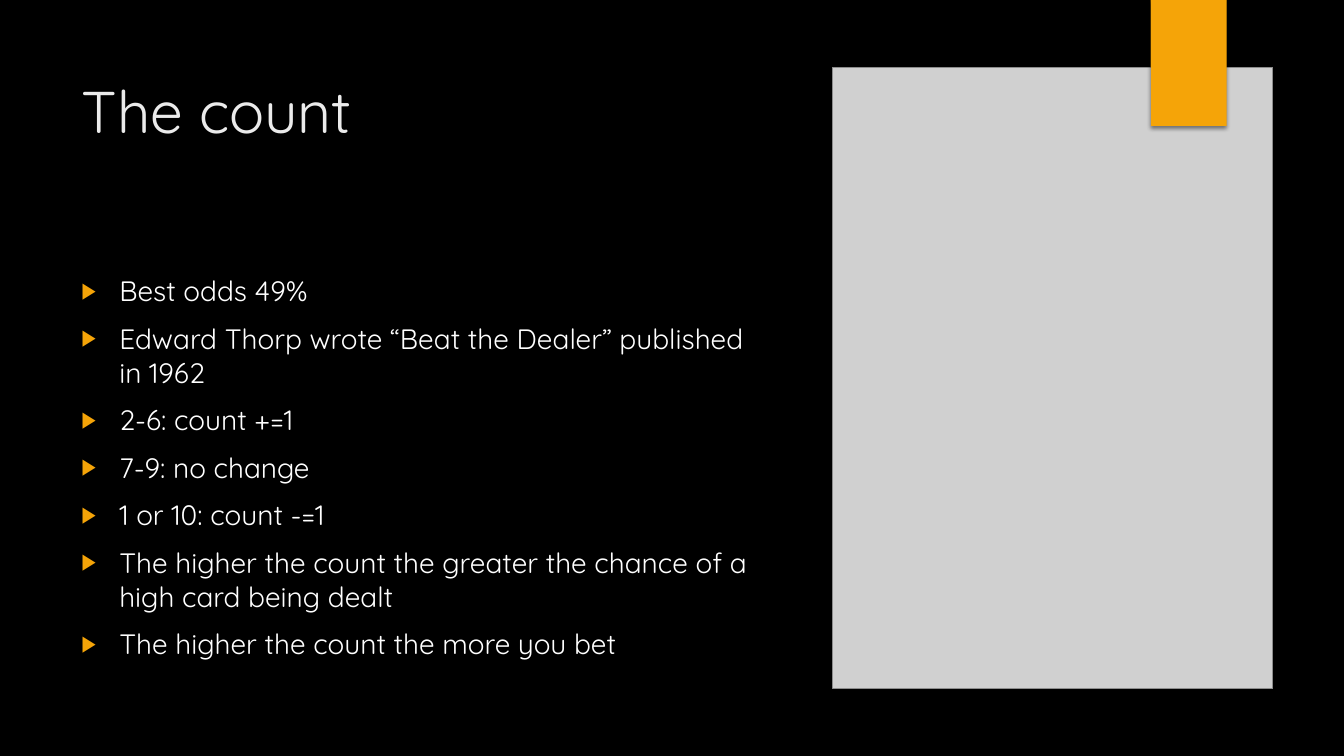
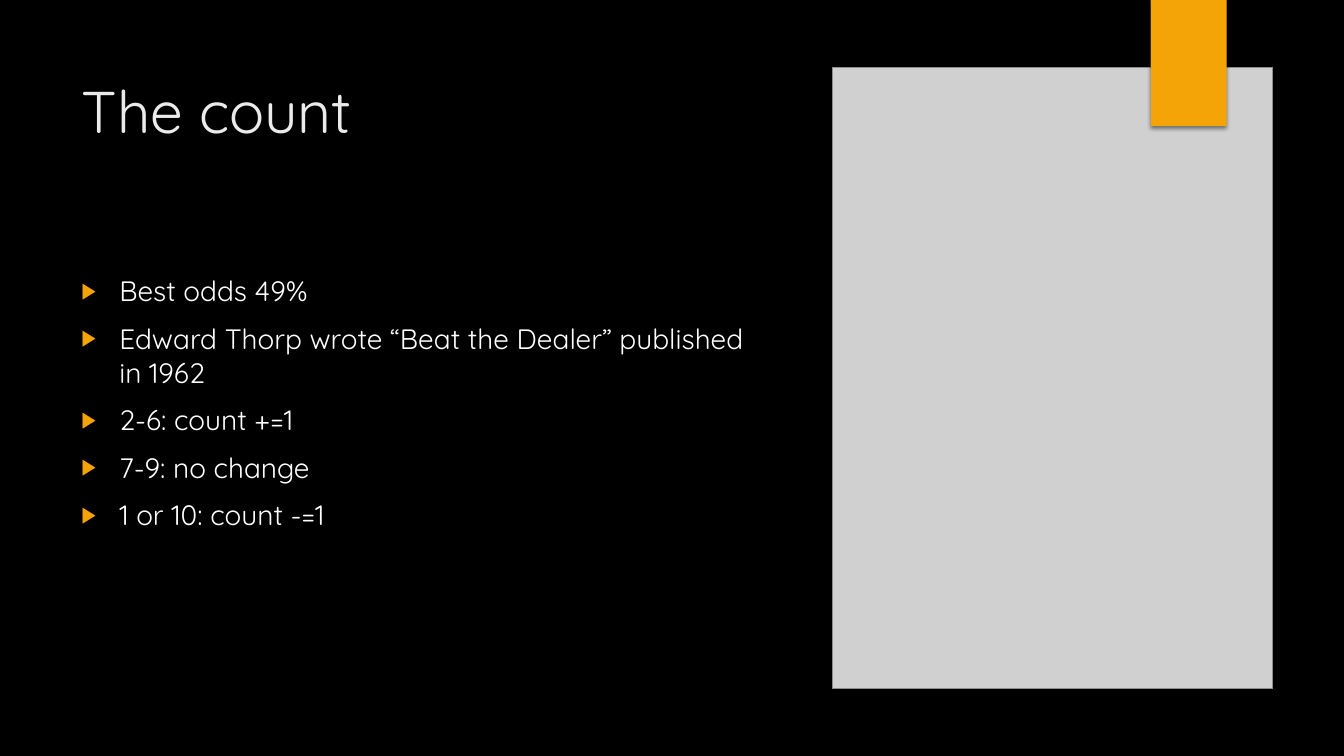
Before and after one commit to westpoint-neural-networks/final-project-connor-smith2, a slide deck: slide 5 of Counting Cards.pptx (slide 3 before the commit). Drawn at 1344x756 pixels with LibreOffice and Linux fonts; fonts in the diff are those of the drawing; grey boxes stand for pictures; background and template pictures are left out. Boxes give left, top, right and bottom in pixels: in the first picture for what was removed or moved away, otherwise in the second. Text is boxed around its words. In the diff, an @@ line names an element or a change of style, - is before the commit and + after.

```diff
--- a/Counting Cards.pptx
+++ b/Counting Cards.pptx
@@ text at [119, 552, 747, 660]: paragraphs removed @@
-▶ The higher the count the greater the chance of a high card being dealt
-▶ The higher the count the more you bet
```
Also in this commit, not shown: 5 other slides changed, 9 slides added, 4 other files.
